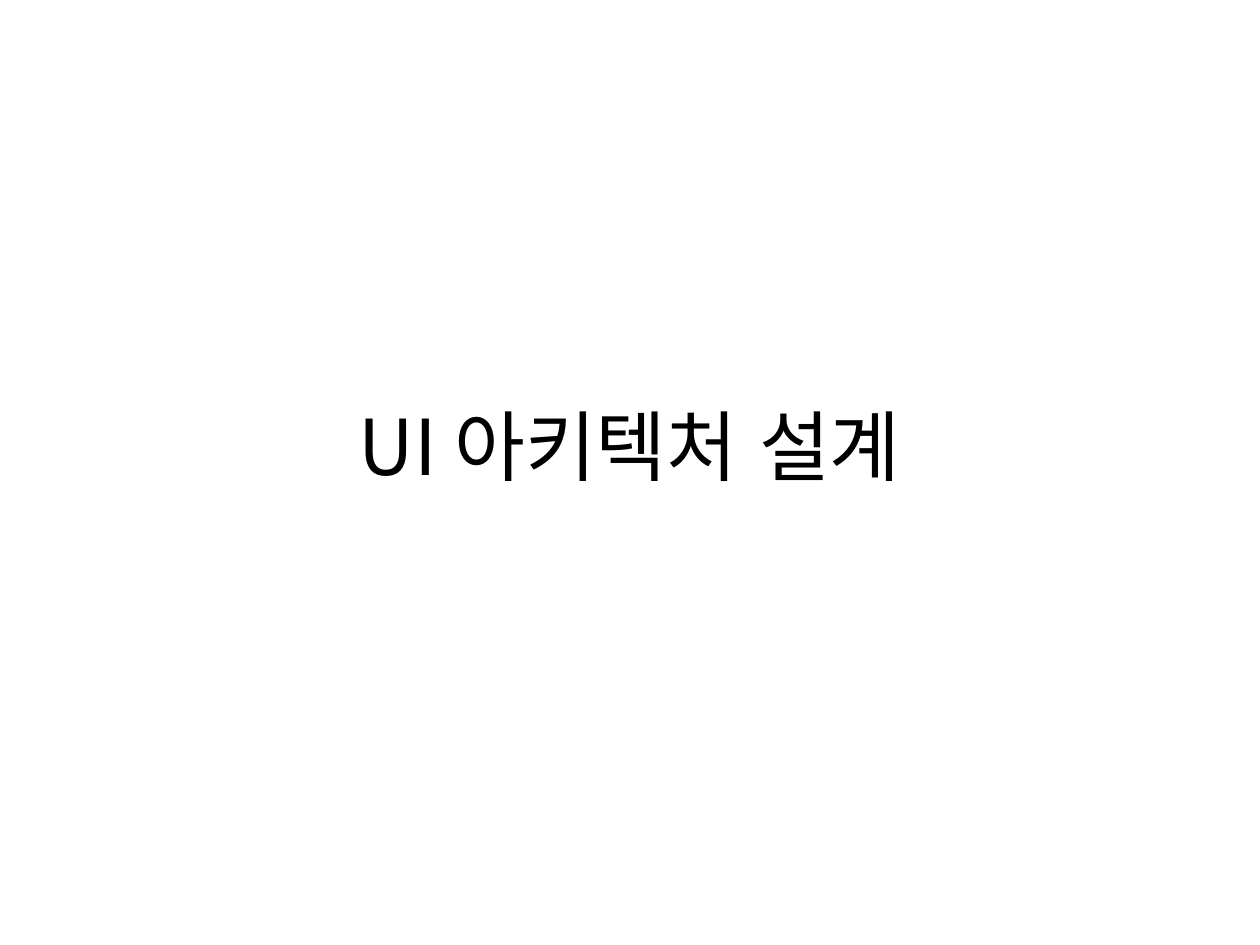
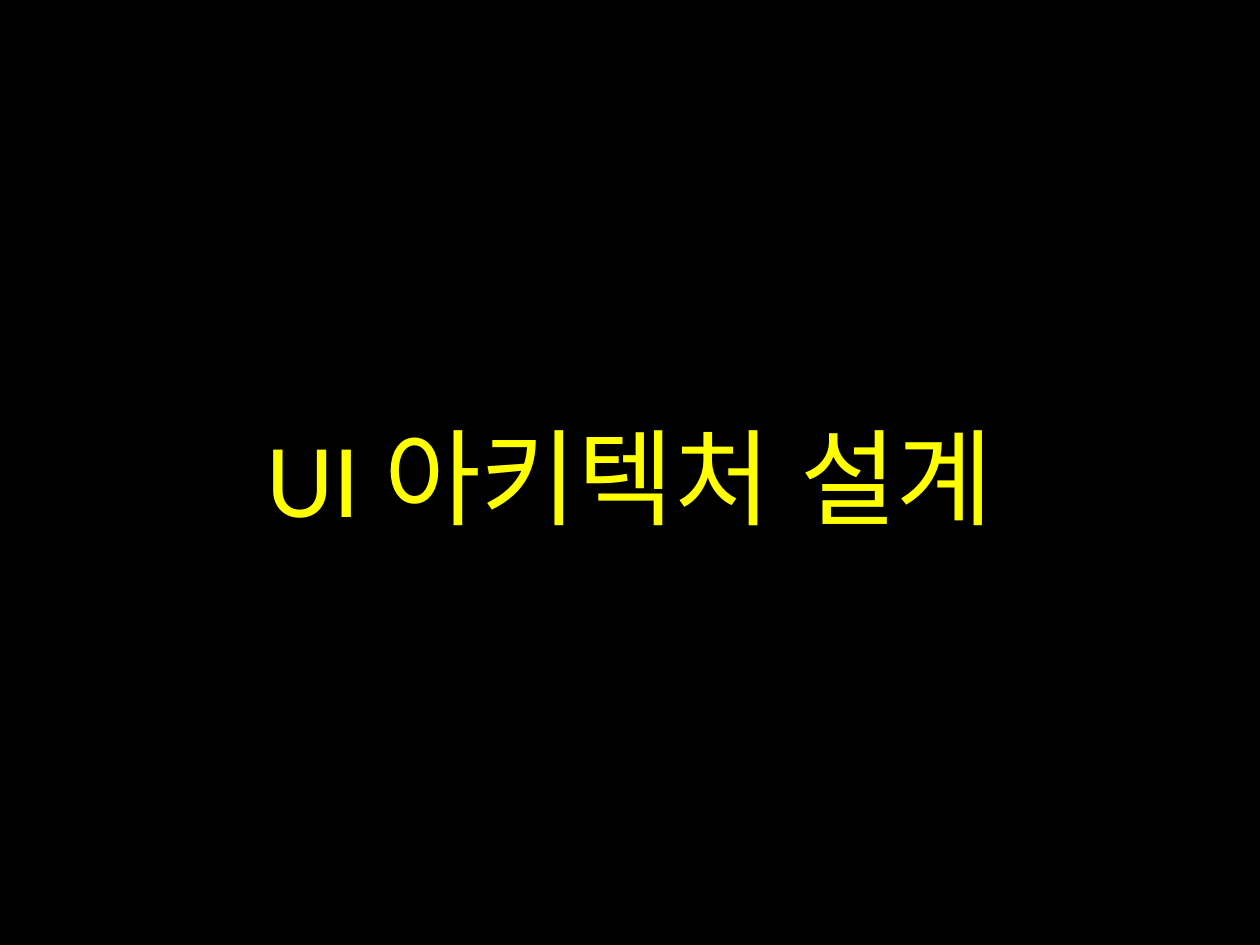
Before and after one commit to gns11/ex, a slide deck: slide 1 of UI 아키텍처 설계-안종훈.pptx. Drawn at 1260x945 pixels with LibreOffice and Linux fonts; fonts in the diff are those of the drawing. Boxes give left, top, right and bottom in pixels: in the first picture for what was removed or moved away, otherwise in the second. Text is boxed around its words. In the diff, an @@ line names an element or a change of style, - is before the commit and + after.

```diff
--- a/UI 아키텍처 설계-안종훈.pptx
+++ b/UI 아키텍처 설계-안종훈.pptx
@@ background #FFFFFF to #000000 @@
@@ title "UI 아키텍처 설계" at <box>267,430,993,526</box>: size 44 to 60 pt, font Noto Sans CJK KR to Calibri, text colour #000000 to #FFFF00; line spacing 1 to 0.9; vertical alignment middle to bottom @@
```
Also in this commit, not shown: 1 other slide changed, 3 slides added, 2 slides removed.
